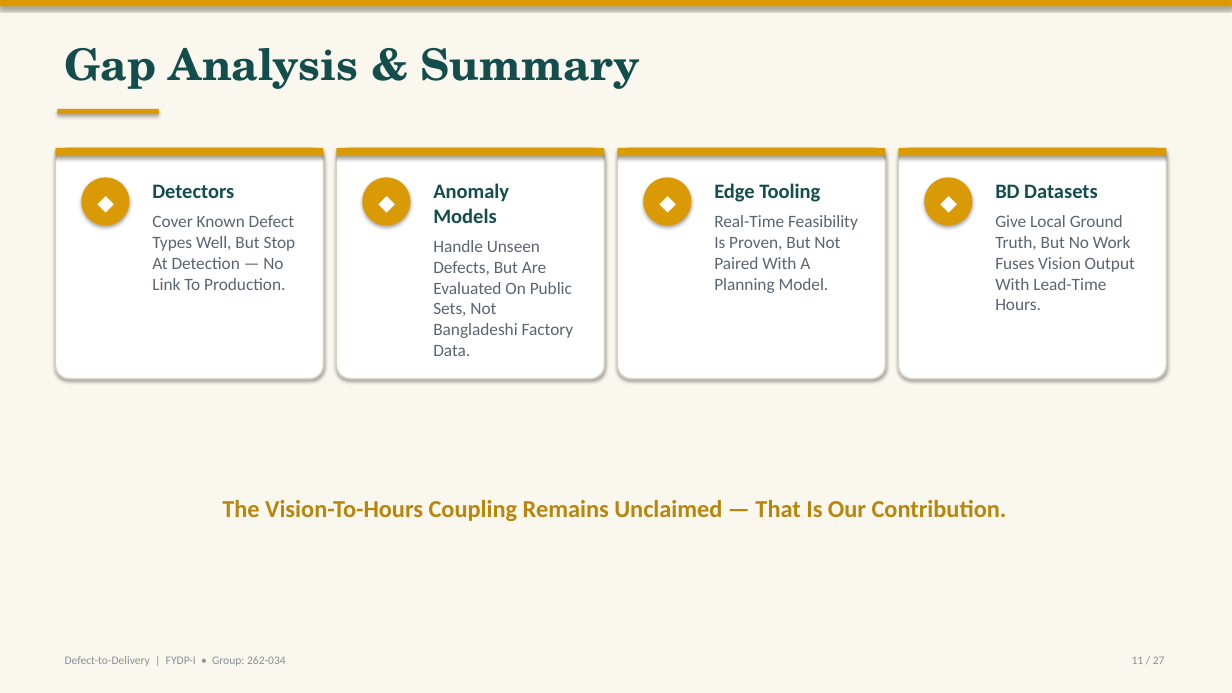
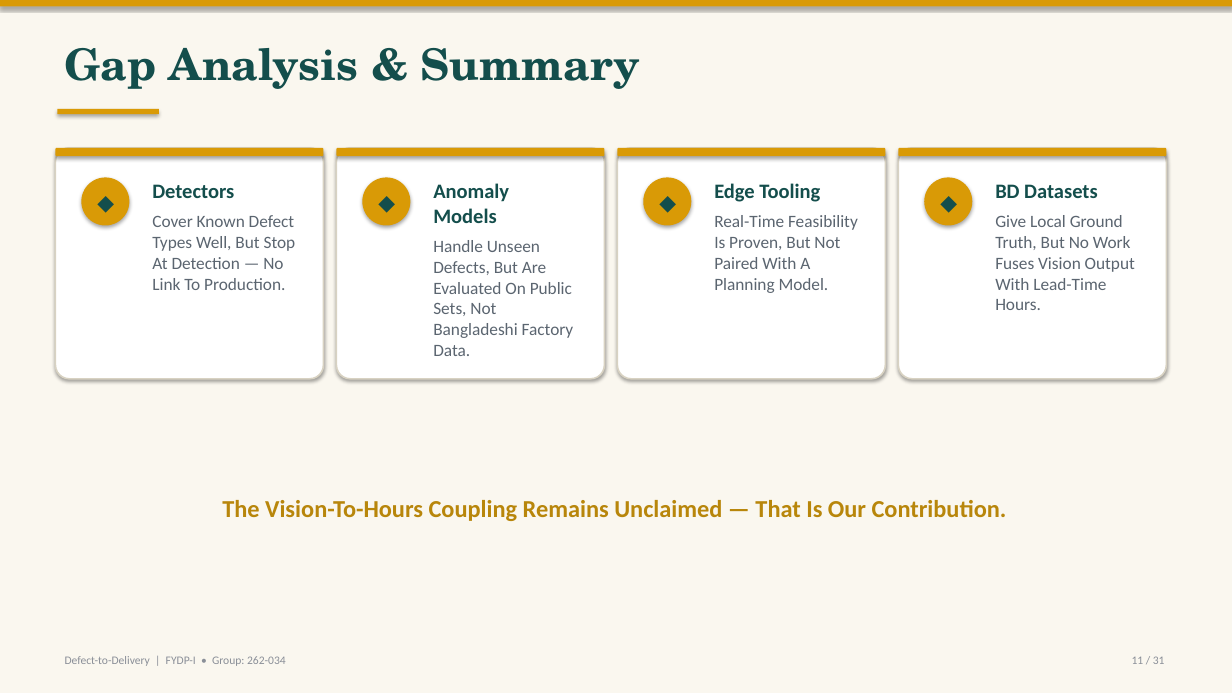
Before and after one commit to labib-ux/FYDP, a slide deck: slide 11 of slides/FYDP-I_Defect-to-Delivery.pptx. Drawn at 1232x693 pixels with LibreOffice and Linux fonts; fonts in the diff are those of the drawing. Boxes give left, top, right and bottom in pixels: in the first picture for what was removed or moved away, otherwise in the second. Text is boxed around its words. In the diff, an @@ line names an element or a change of style, - is before the commit and + after.

```diff
--- a/slides/FYDP-I_Defect-to-Delivery.pptx
+++ b/slides/FYDP-I_Defect-to-Delivery.pptx
@@ text colour #FFFFFF to #144E4C in 4 elements at <box>81,177,129,226</box>, <box>362,177,410,226</box>, <box>643,177,691,226</box>, <box>924,177,972,226</box> @@
@@ text at <box>1132,656,1165,664</box>: text changed @@
-11 / 27
+11 / 31
```
Also in this commit, not shown: 26 other slides changed, 2 slides added.
